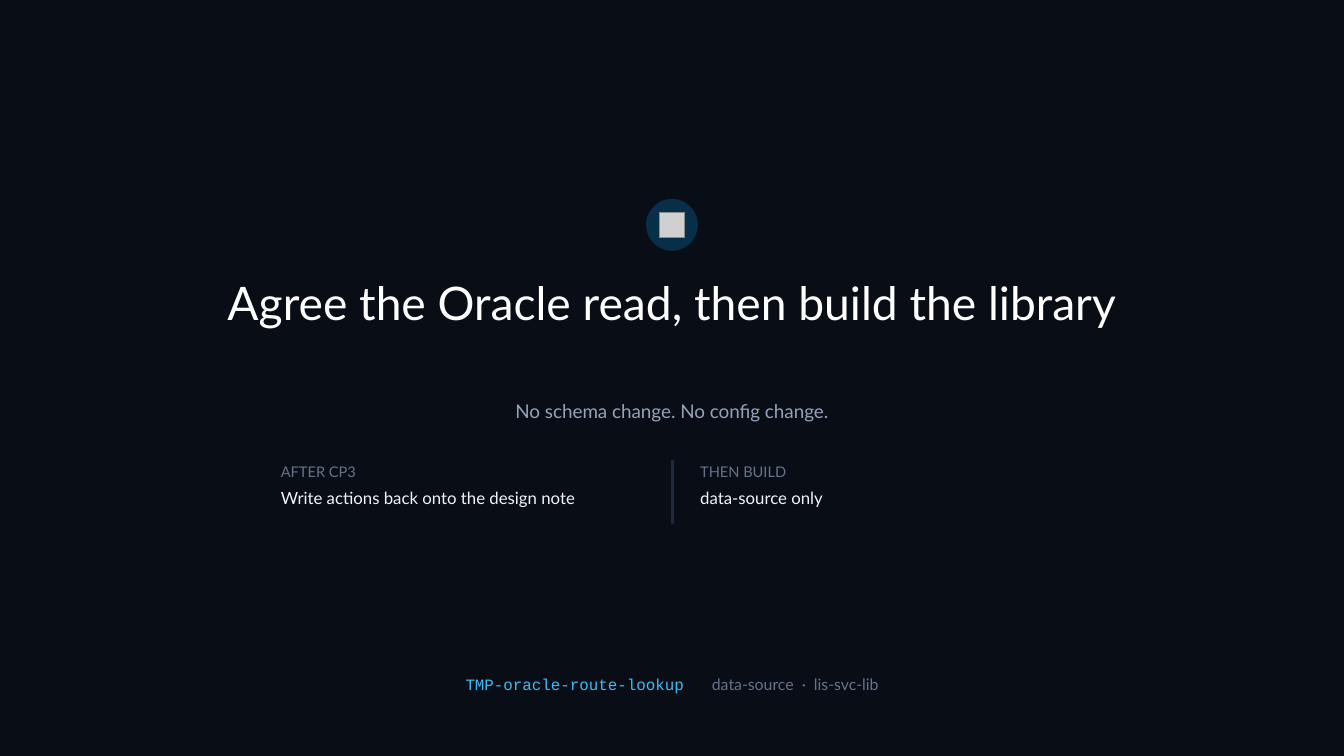
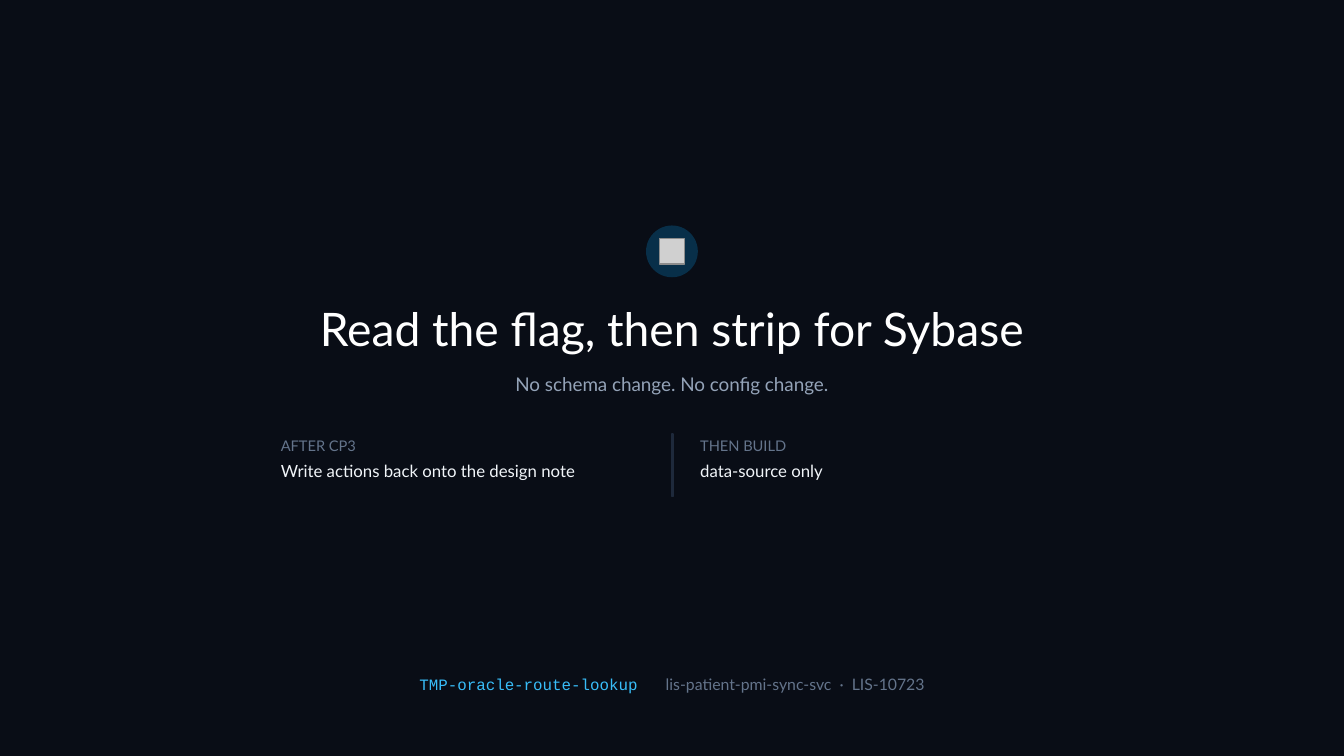
Before and after one commit to DragonChong/HA-Notes, a slide deck: slide 10 of SDLC/Projects/TMP-oracle-route-lookup — Oracle route lookup/assets/Oracle route lookup.pptx (slide 9 before the commit). Drawn at 1344x756 pixels with LibreOffice and Linux fonts; fonts in the diff are those of the drawing; grey boxes stand for pictures. Boxes give left, top, right and bottom in pixels: in the first picture for what was removed or moved away, otherwise in the second. Text is boxed around its words. In the diff, an @@ line names an element or a change of style, - is before the commit and + after.

```diff
--- a/SDLC/Projects/TMP-oracle-route-lookup — Oracle route lookup/assets/Oracle route lookup.pptx
+++ b/SDLC/Projects/TMP-oracle-route-lookup — Oracle route lookup/assets/Oracle route lookup.pptx
@@ ellipse: place and size @@
-ellipse at (647,200,698,250)
+ellipse at (647,226,698,276)
@@ picture: place and size @@
-picture at (659,213,685,238)
+picture at (659,239,685,264)
@@ text at (320,312,1024,355): text changed @@
-Agree the Oracle read, then build the library
+Read the flag, then strip for Sybase
@@ 5 texts, 1 rectangle: place and size @@
-5 texts, 1 rectangle at (281,404,828,523)
+5 texts, 1 rectangle at (281,377,828,497)
@@ text at (419,678,925,694): text changed; font Courier New to Lato; text colour #38BDF8 to #64748B @@
-TMP-oracle-route-lookup data-source · lis-svc-lib
+TMP-oracle-route-lookup lis-patient-pmi-sync-svc · LIS-10723
```
Also in this commit, not shown: 4 other slides changed, 3 slides added, 2 slides removed, 3 other files.
